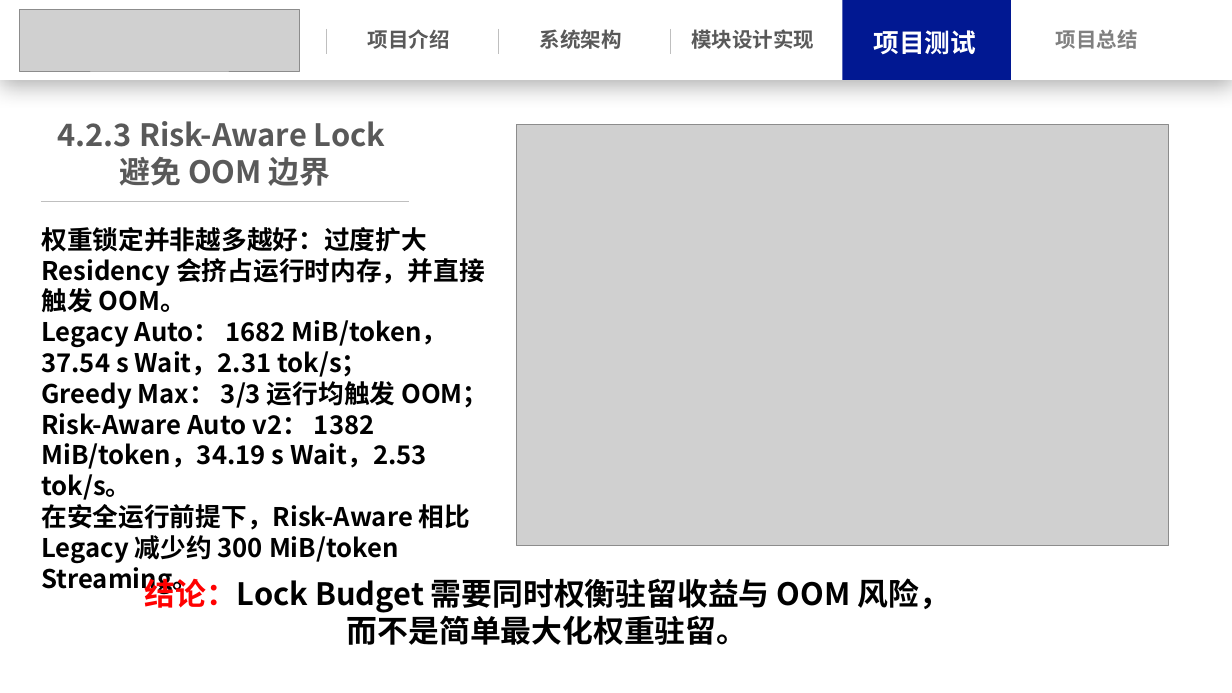
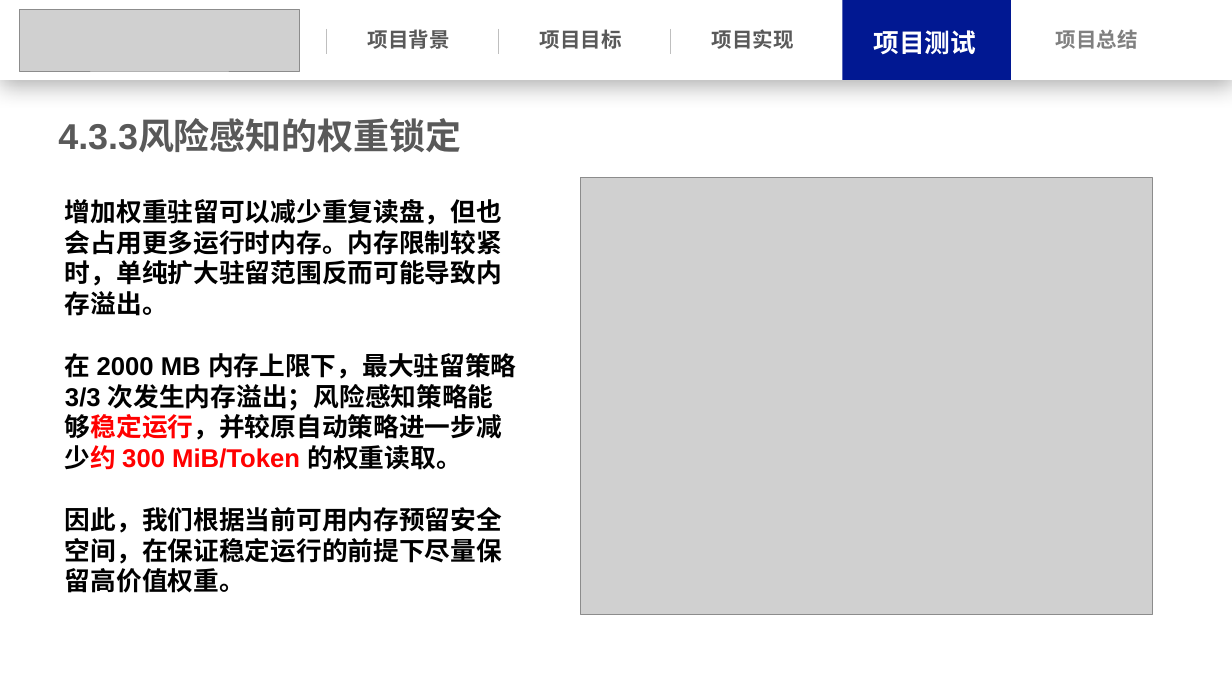
Before and after one commit to Leslie-1341/llama.cpp, a slide deck: slide 24 of docs/操作系统功能赛.pptx (slide 25 before the commit). Drawn at 1232x693 pixels with LibreOffice and Linux fonts; fonts in the diff are those of the drawing; grey boxes stand for pictures. Boxes give left, top, right and bottom in pixels: in the first picture for what was removed or moved away, otherwise in the second. Text is boxed around its words. In the diff, an @@ line names an element or a change of style, - is before the commit and + after.

```diff
--- a/docs/操作系统功能赛.pptx
+++ b/docs/操作系统功能赛.pptx
@@ text at box(368, 29, 450, 49): text changed; font Noto Sans CJK SC to Arial @@
-项目介绍
+项目背景
@@ text at box(540, 29, 622, 49): text changed; font Noto Sans CJK SC to Arial @@
-系统架构
+项目目标
@@ text at box(712, 29, 794, 49): text changed; font Noto Sans CJK SC to Arial @@
-模块设计实现
+项目实现
@@ text at box(58, 121, 461, 152): text changed; size 24 to 28 pt; font Noto Sans CJK SC to Arial @@
-4.2.3 Risk-Aware Lock
-避免 OOM 边界
+4.3.3风险感知的权重锁定
@@ picture: place and size @@
-picture at box(517, 125, 1169, 546)
+picture at box(580, 177, 1153, 614)
@@ line removed from (41, 201) to (409, 201) @@
@@ text added at box(65, 199, 517, 593), 20 pt, text #000000, bold @@
+增加权重驻留可以减少重复读盘，但也会占用更多运行时内存。内存限制较紧时，单纯扩大驻留范围反而可能导致内存溢出。
+在 2000 MB 内存上限下，最大驻留策略 3/3 次发生内存溢出；风险感知策略能够稳定运行，并较原自动策略进一步减少约 300 MiB/Token 的权重读取。
+因此，我们根据当前可用内存预留安全空间，在保证稳定运行的前提下尽量保留高价值权重。
@@ text removed at box(41, 227, 488, 530) @@
-权重锁定并非越多越好：过度扩大 Residency 会挤占运行时内存，并直接触发 OOM。
-Legacy Auto： 1682 MiB/token，37.54 s Wait，2.31 tok/s；
-Greedy Max： 3/3 运行均触发 OOM；
-Risk-Aware Auto v2： 1382 MiB/token，34.19 s Wait，2.53 tok/s。
-在安全运行前提下，Risk-Aware 相比 Legacy 减少约 300 MiB/token Streaming。
@@ text removed at box(144, 574, 949, 645) @@
-结论：Lock Budget 需要同时权衡驻留收益与 OOM 风险，
-而不是简单最大化权重驻留。
```
Also in this commit, not shown: 27 other slides changed, 8 slides added, 11 slides removed, 3 other files.
